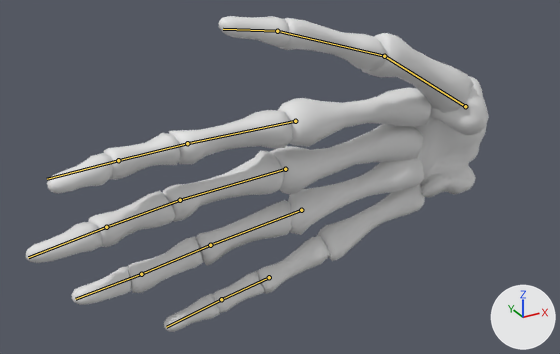
The Blender file Assets/OldSkeletonHands/SkeleHandV2/SkeletonHand_R_V2.2.blend, before and after one commit.
Before and after are seen from a 50 mm camera at (-0.1281, -0.1855, 0.0902) aimed at (-0.0198, 0.0115, -0.0083). The lights are fixed; the arrows at lower right show +X, +Y and +Z. The bones that change are drawn over the model as lines.

Names of what the first picture shows: '0.Skeleton_Hand_Finger_A1_Right', '0.Skeleton_Hand_Finger_A2_Right', '0.Skeleton_Hand_Finger_A3_Right', '0.Skeleton_Hand_Finger_B1_Right', '0.Skeleton_Hand_Finger_B2_Right', '0.Skeleton_Hand_Finger_B3_Right', '0.Skeleton_Hand_Finger_B4_Right', '0.Skeleton_Hand_Finger_C1_Right', '0.Skeleton_Hand_Finger_C2_Right', '0.Skeleton_Hand_Finger_C3_Right', '0.Skeleton_Hand_Finger_C4_Right', '0.Skeleton_Hand_Finger_D1_Right', '0.Skeleton_Hand_Finger_D2_Right', '0.Skeleton_Hand_Finger_D3_Right', '0.Skeleton_Hand_Finger_D4_Right', '0.Skeleton_Hand_Finger_E1_Right', '0.Skeleton_Hand_Finger_E3_Right', '0.Skeleton_Hand_Finger_E4_Right', '0.Skeleton_Hand_Wrist_Right'.
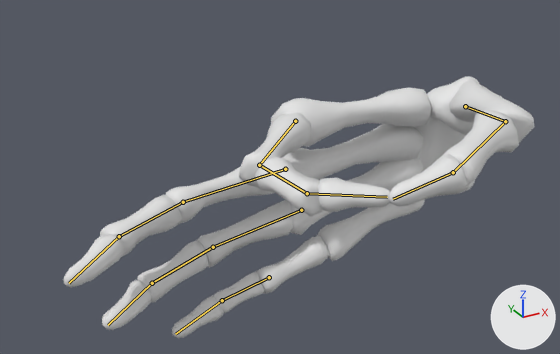
The newer file adds an action. The first version stands in its rest pose; the second is drawn at frame 1 of the action 'Pinch'.

Boxes (x1, y1, x2, y2) around the edits, measured in the pictures (560 x 354 px):
'0.Skeleton_Hand_Finger_A2_Right', posed (29% narrower, 43% taller): before (279, 18, 387, 71); after (443, 109, 519, 185)
'0.Skeleton_Hand_Finger_A1_Right', posed (23% narrower, 21% shorter): before (362, 33, 474, 113); after (449, 80, 535, 143)
'0.Skeleton_Hand_Finger_B2_Right', posed (40% narrower, 36% taller): before (169, 110, 292, 165); after (239, 113, 312, 188)
'0.Skeleton_Hand_Finger_B3_Right', posed (10% narrower, 30% taller): before (104, 133, 180, 179); after (255, 156, 323, 216)
'0.Skeleton_Hand_Finger_A3_Right', posed (10% wider, 69% taller): before (219, 16, 290, 47); after (389, 154, 467, 207)
'0.Skeleton_Hand_Finger_C2_Right', posed: before (163, 150, 284, 222); after (165, 166, 275, 224)
'0.Skeleton_Hand_Finger_B4_Right', posed (9% wider, 17% shorter): before (47, 153, 113, 194); after (318, 178, 390, 212)
'0.Skeleton_Hand_Finger_C4_Right', posed (19% narrower, 31% taller): before (26, 222, 102, 263); after (64, 234, 125, 288)
'0.Skeleton_Hand_Finger_C3_Right', posed (12% taller): before (88, 191, 175, 247); after (100, 194, 183, 257)
'0.Skeleton_Hand_Finger_D2_Right', posed: before (195, 200, 292, 265); after (198, 200, 293, 268)
'0.Skeleton_Hand_Finger_D3_Right', posed (10% taller): before (128, 236, 203, 293); after (138, 240, 209, 303)
'0.Skeleton_Hand_Finger_D4_Right', posed (18% narrower, 27% taller): before (71, 266, 131, 305); after (102, 280, 151, 330)
'0.Skeleton_Hand_Finger_E4_Right', posed (9% narrower, 10% taller): before (164, 293, 220, 332); after (172, 295, 223, 338)
'0.Skeleton_Hand_Finger_E3_Right', posed: before (212, 271, 264, 313); after (213, 271, 265, 313)
bone 'f_index.01.R', root to tip: before (295, 121) to (187, 143); after (295, 121) to (259, 165)
bone 'f_index.02.R', root to tip: before (187, 143) to (118, 160); after (259, 165) to (307, 193)
bone 'f_index.03.R', root to tip: before (118, 160) to (47, 179); after (307, 193) to (387, 197)
bone 'f_middle.01.R', root to tip: before (285, 169) to (180, 200); after (285, 169) to (183, 202)
bone 'f_middle.02.R', root to tip: before (180, 200) to (106, 227); after (183, 202) to (119, 236)
bone 'f_middle.03.R', root to tip: before (106, 227) to (28, 257); after (119, 236) to (69, 283)
bone 'f_ring.01.R', root to tip: before (301, 210) to (210, 245); after (301, 210) to (213, 247)
bone 'f_ring.02.R', root to tip: before (210, 245) to (141, 274); after (213, 247) to (152, 283)
bone 'f_ring.03.R', root to tip: before (141, 274) to (75, 299); after (152, 283) to (108, 325)
bone 'f_pinky.02.R', root to tip: before (269, 277) to (221, 299); after (269, 277) to (222, 300)
bone 'f_pinky.03.R', root to tip: before (221, 299) to (166, 327); after (222, 300) to (175, 334)
bone 'thumb.01.R', root to tip: before (465, 106) to (384, 56); after (465, 106) to (505, 121)
bone 'thumb.02.R', root to tip: before (384, 56) to (277, 31); after (505, 121) to (453, 172)
bone 'thumb.03.R', root to tip: before (277, 31) to (223, 29); after (453, 172) to (393, 199)

The change in detail:
Bone 'f_index.01.R' (bone_f_index_01_r) turns from (0, 0, 0) to (4, 2, -41) degrees about its own x, y and z.
Bone 'f_index.02.R' (bone_f_index_02_r) turns from (0, 0, 0) to (9, 3, -47) degrees about its own x, y and z.
Bone 'f_index.03.R' (bone_f_index_03_r) turns from (0, 0, 0) to (7, 11, -35) degrees about its own x, y and z.
Bone 'f_middle.01.R' (bone_f_middle_01_r) turns from (0, 0, 0) to (0, 0, -3) degrees about its own x, y and z.
Bone 'f_middle.02.R' (bone_f_middle_02_r) turns from (0, 0, 0) to (3, -1, -10) degrees about its own x, y and z.
Bone 'f_middle.03.R' (bone_f_middle_03_r) turns from (0, 0, 0) to (8, -1, -15) degrees about its own x, y and z.
Bone 'f_ring.01.R' (bone_f_ring_01_r) turns from (0, 0, 0) to (0, 0, -2) degrees about its own x, y and z.
Bone 'f_ring.02.R' (bone_f_ring_02_r) turns from (0, 0, 0) to (7, -1, -7) degrees about its own x, y and z.
Bone 'f_ring.03.R' (bone_f_ring_03_r) turns from (0, 0, 0) to (18, -1, -10) degrees about its own x, y and z.
Bone 'f_pinky.02.R' (bone_f_pinky_02_r) turns from (0, 0, 0) to (2, 0, 0) degrees about its own x, y and z.
Bone 'f_pinky.03.R' (bone_f_pinky_03_r) turns from (0, 0, 0) to (9, 0, -5) degrees about its own x, y and z.
Bone 'thumb.01.R' (bone_thumb_01_r) turns from (0, 0, 0) to (-65, -29, 0) degrees about its own x, y and z.
Bone 'thumb.02.R' (bone_thumb_02_r) turns from (0, 0, 0) to (2, 6, -26) degrees about its own x, y and z.
Bone 'thumb.03.R' (bone_thumb_03_r) turns from (0, 0, 0) to (-11, 9, -32) degrees about its own x, y and z.
